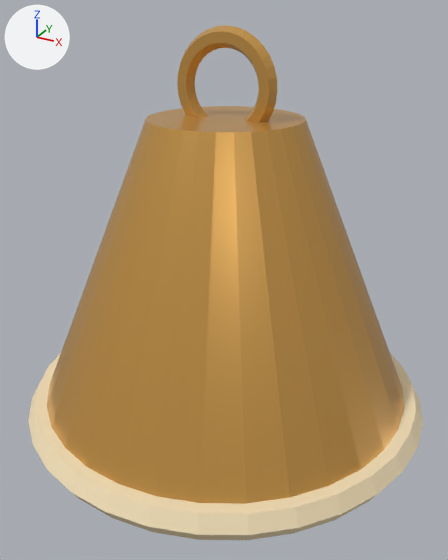
The glTF model studio/models/Item_bell.glb, before and after one commit.
Both versions are drawn from a 50 mm camera at (0.153, -0.28, 0.016) aimed at (-0.001, 0.0, -0.124). The axes (+X, +Y, +Z) are drawn at upper left. The lights are the same throughout. The older version comes first. Where no turn or scale is listed for an object, it has been applied to the vertices. Vertices at exactly the same position are counted once.

The scene before the commit, as lines of its bpy script (objects in view):
```python
me_cone_031 = bpy.data.meshes.new('Cone.031')
me_cone_031.from_pydata(...)  # 670 vertices, 1332 faces; spans x -0.115..0.115, y -0.115..0.115, z -0.237..0.008
# faces by material slot: [508, 384, 440]
me_cone_031.materials.append(mat_antique_brass)  # orange #dda857
me_cone_031.materials.append(mat_ivory)  # beige #f6e2ba
me_cone_031.materials.append(mat_walnut)  # brown #65422b
ob_item_bell_mesh = bpy.data.objects.new('Item_bell_mesh', me_cone_031)
ob_item_bell_mesh.location = (0.0, 0.0, 0.0)
```
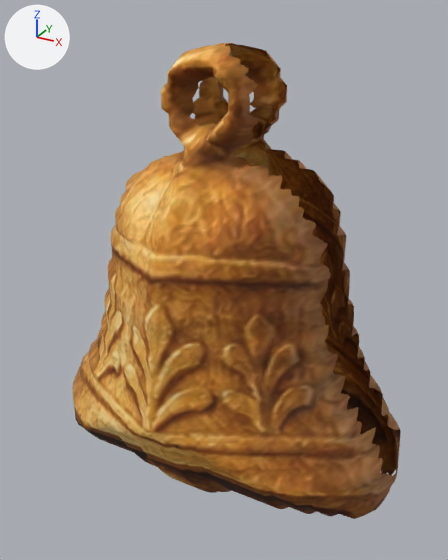
The change, as a list of edits to the scene's bpy script:
```text
Add img_bell:
    img_bell = load_image('bell', '_unpacked/bell', 204, 250, 'sRGB')
Add mat_paint___bell:
    mat_paint___bell = bpy.data.materials.new('Paint · bell')
    # uses the picture img_bell
Change me_cone_031:
    used by ob_item_bell_mesh; location = (0.0, 0.0, 0.0)
    remove me_cone_031.from_pydata(...)  # 670 vertices, 1332 faces; spans x -0.115..0.115, y -0.115..0.115, z -0.237..0.008
    remove me_cone_031.materials.append(mat_antique_brass)  # orange #dda857
    remove me_cone_031.materials.append(mat_ivory)  # beige #f6e2ba
    remove me_cone_031.materials.append(mat_walnut)  # brown #65422b
    add me_cone_031.from_pydata(...)  # 4356 vertices, 8712 faces; spans x -0.106..0.106, y -0.08..0.08, z -0.26..0.0
    me_cone_031 part 1: the loose piece of 64 vertices spanning x -0.107..0.107, y -0.107..0.107, z -0.195..-0.035 is rebuilt with 4356 vertices and now spans x -0.106..0.106, y -0.08..0.08, z -0.26..0.0, in mat_paint___bell
    me_cone_031 part 2: 192 vertices removed from x -0.028..0.028, y -0.004..0.004, z -0.048..0.008
    me_cone_031 part 3: 192 vertices removed from x -0.115..0.115, y -0.115..0.115, z -0.204..-0.188
    other edits to the shape of me_cone_031 do not show in these pictures
    add me_cone_031.materials.append(mat_paint___bell)
```

Changed parts and their boxes [x1, y1, x2, y2] in the pictures (448 x 560 px):
'Item_bell_mesh', reshaped, recoloured (17% narrower, 8% shorter)
    before: [28, 25, 423, 540]
    after: [72, 43, 401, 519]
part 1 of me_cone_031, rebuilt (8% narrower, 20% taller)
    before: [47, 106, 404, 504]
    after: [72, 43, 401, 519]
part 2 of me_cone_031, deleted (orange)
    before: [177, 25, 277, 122]
part 3 of me_cone_031, deleted (beige)
    before: [28, 353, 423, 540]
